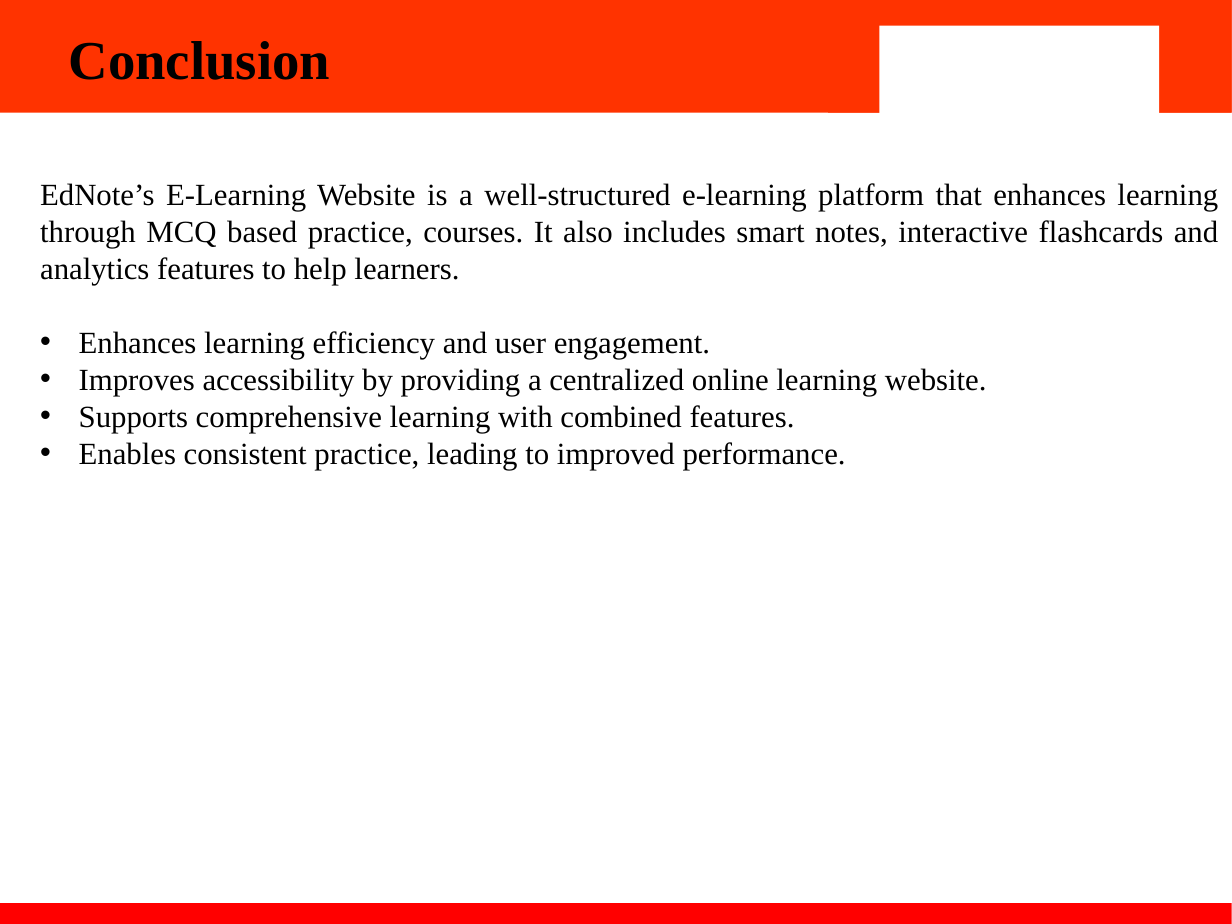
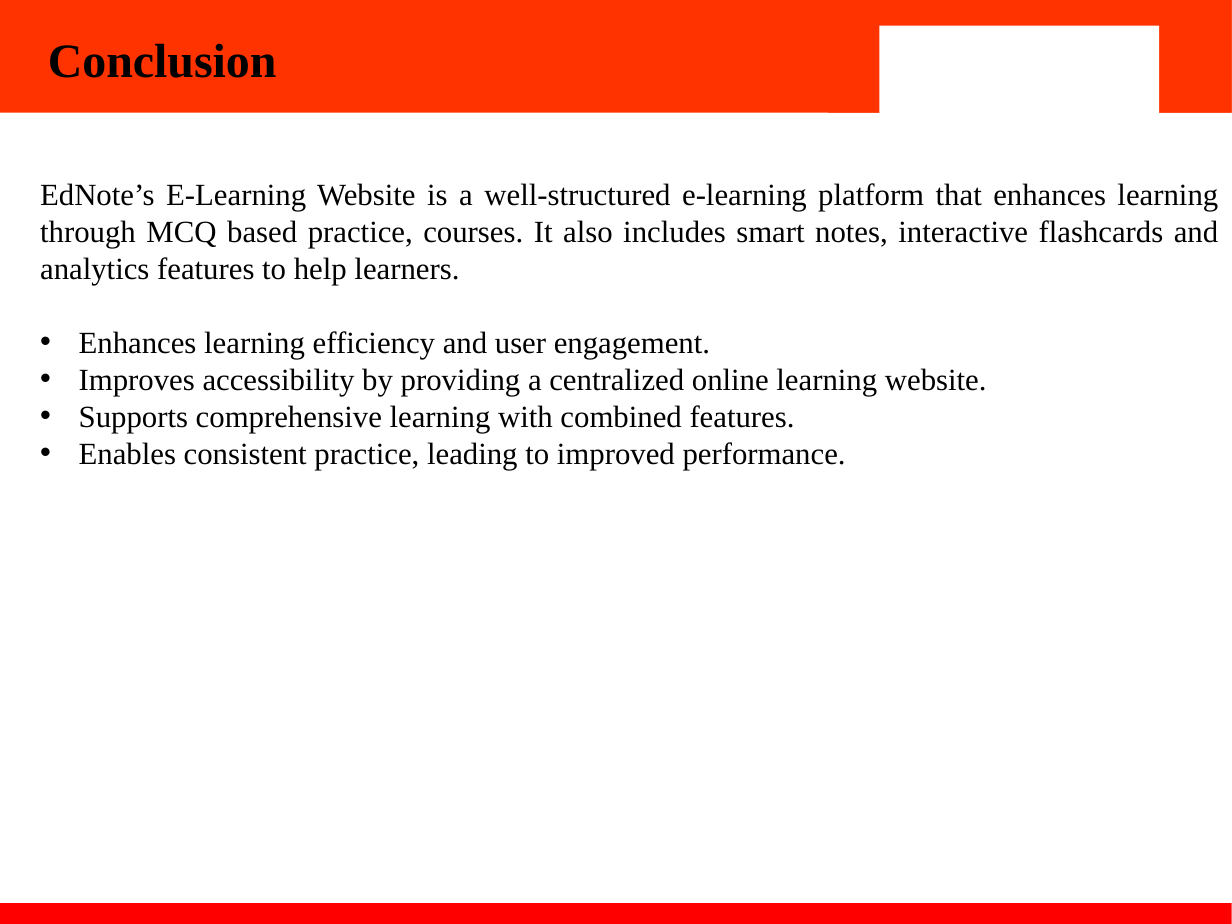
Before and after one commit to Abhishek1158/EdNote-s-E-Learning-Website--2210991158-2210991140-2210991200-2210991431--, a slide deck: slide 12 of Report and PPT/EdNote's.pptx (slide 11 before the commit). Drawn at 1232x924 pixels with LibreOffice and Linux fonts; fonts in the diff are those of the drawing; background and template pictures are left out. Boxes give left, top, right and bottom in pixels: in the first picture for what was removed or moved away, otherwise in the second. Text is boxed around its words. In the diff, an @@ line names an element or a change of style, - is before the commit and + after.

```diff
--- a/Report and PPT/EdNote's.pptx
+++ b/Report and PPT/EdNote's.pptx
@@ title "Conclusion" at (48,43,277,78): size 32 to 28 pt @@
```
Also in this commit, not shown: 8 other slides changed, 1 slide added.
